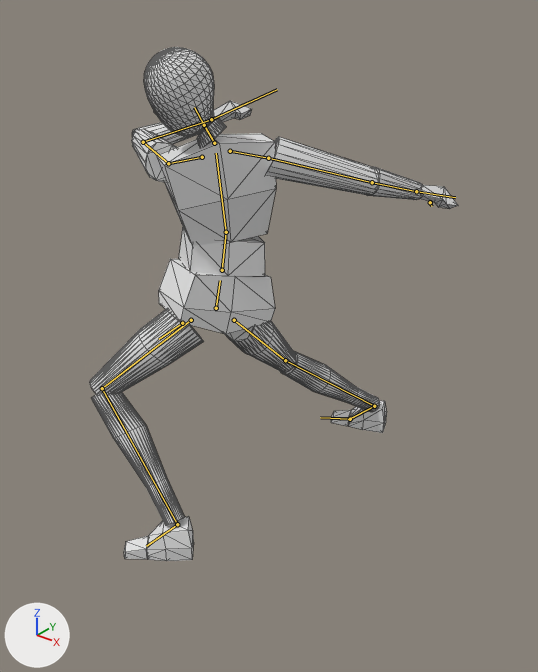
Renders of the glTF model resources/model/player/Player_Simple.gltf from each side of a commit.
Rendered twice from a 50 mm lens placed at (1.55, -1.68, 1.75), pointed at (0.16, 0.05, 0.68). Lighting does not change. The marker at lower left points along +X, +Y and +Z. The older version comes first. Both versions are drawn at frame 10 of the action 'WeakParry'; the numbers are the values there. The bones that change, and the others that lie on the model, are drawn over the model as lines. Mesh edges are drawn as thin lines.

Objects in the first picture: 'Body'.
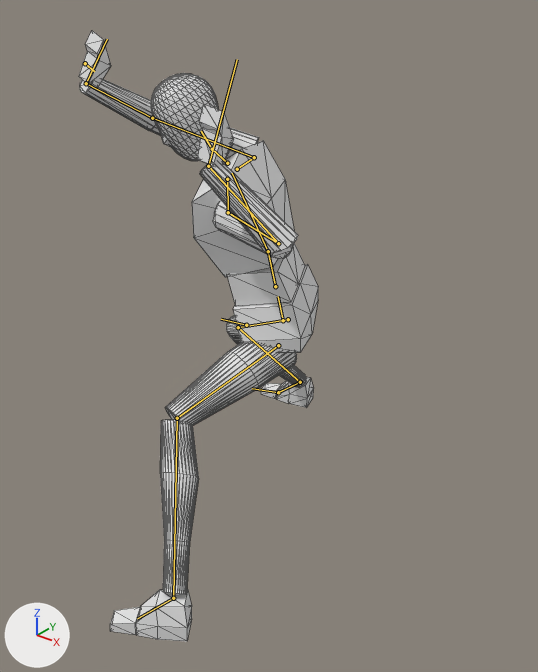
Changed parts and their boxes (x1, y1, x2, y2) in the pictures (538 x 672 px):
'Body', posed (35% narrower, 19% taller): before (90, 47, 458, 561); after (79, 30, 318, 642)
bone 'Hips', root to tip: before (216, 308) to (220, 280); after (283, 320) to (278, 296)
bone 'UpperLeg.L', root to tip: before (191, 320) to (102, 388); after (278, 345) to (177, 418)
bone 'LowerLeg.L', root to tip: before (102, 388) to (177, 524); after (177, 418) to (173, 598)
bone 'Foot.L', root to tip: before (177, 524) to (148, 544); after (173, 598) to (139, 617)
bone 'UpperLeg.R', root to tip: before (234, 320) to (285, 360); after (288, 319) to (238, 327)
bone 'LowerLeg.R', root to tip: before (285, 360) to (374, 406); after (238, 327) to (300, 382)
bone 'Foot.R', root to tip: before (374, 406) to (350, 419); after (300, 382) to (278, 392)
bone 'LowerBody', root to tip: before (222, 270) to (226, 232); after (275, 286) to (268, 251)
bone 'UpperBody', root to tip: before (226, 232) to (216, 153); after (268, 251) to (232, 173)
bone 'Neck', root to tip: before (214, 143) to (204, 125); after (227, 163) to (212, 149)
bone 'Head', root to tip: before (204, 125) to (194, 107); after (212, 149) to (201, 131)
bone 'Shoulder.L', root to tip: before (202, 157) to (168, 163); after (227, 179) to (228, 212)
bone 'UpperArm.L', root to tip: before (168, 163) to (143, 142); after (228, 212) to (278, 243)
bone 'LowerArm.L', root to tip: before (143, 142) to (211, 119); after (278, 243) to (208, 166)
bone 'Hand.L', root to tip: before (211, 119) to (277, 89); after (208, 166) to (237, 59)
bone 'Shoulder.R', root to tip: before (230, 151) to (268, 158); after (237, 169) to (254, 157)
bone 'UpperArm.R', root to tip: before (268, 158) to (372, 182); after (254, 157) to (152, 118)
bone 'LowerArm.R', root to tip: before (372, 182) to (416, 191); after (152, 118) to (86, 83)
bone 'Hand.R', root to tip: before (416, 191) to (433, 194); after (86, 83) to (95, 64)

The edits, one by one:
Bone 'Hips' (bone_hips) moves from (0.0, -0.321, 0.04) to (0.176, -0.366, -0.099).
Bone 'Hips' (bone_hips) turns from (32, -115, -32) to (24, -63, -16) degrees about its own x, y and z.
Bone 'UpperLeg.L' (bone_upperleg_l) turns from (-32, -43, -11) to (-51, -29, -44) degrees about its own x, y and z.
Bone 'LowerLeg.L' (bone_lowerleg_l) turns from (75, 5, -7) to (42, 2, -5) degrees about its own x, y and z.
Bone 'Foot.L' (bone_foot_l) turns from (-30, -23, 18) to (0, -22, 39) degrees about its own x, y and z.
Bone 'UpperLeg.R' (bone_upperleg_r) turns from (-17, -18, 63) to (-48, 23, 30) degrees about its own x, y and z.
Bone 'LowerLeg.R' (bone_lowerleg_r) turns from (11, 0, 1) to (52, -3, 5) degrees about its own x, y and z.
Bone 'Foot.R' (bone_foot_r) turns from (-30, 8, -51) to (-12, 17, -41) degrees about its own x, y and z.
Bone 'LowerBody' (bone_lowerbody) turns from (0, -13, -3) to (0, 0, 0) degrees about its own x, y and z.
Bone 'UpperBody' (bone_upperbody) turns from (-16, -1, -17) to (13, -5, 0) degrees about its own x, y and z.
Bone 'Neck' (bone_neck) turns from (30, 57, 5) to (27, 12, 5) degrees about its own x, y and z.
Bone 'Head' (bone_head) turns from (-9, 5, -15) to (-21, 29, -15) degrees about its own x, y and z.
Bone 'Shoulder.L' (bone_shoulder_l) turns from (33, 1, -12) to (-8, 3, -20) degrees about its own x, y and z.
Bone 'UpperArm.L' (bone_upperarm_l) turns from (65, 35, 19) to (-56, -41, 53) degrees about its own x, y and z.
Bone 'LowerArm.L' (bone_lowerarm_l) turns from (69, -23, 33) to (94, -38, 35) degrees about its own x, y and z.
Bone 'Hand.L' (bone_hand_l) turns from (4, -59, 8) to (-47, 18, 30) degrees about its own x, y and z.
Bone 'Shoulder.R' (bone_shoulder_r) turns from (-17, 8, -7) to (-3, -6, -12) degrees about its own x, y and z.
Bone 'UpperArm.R' (bone_upperarm_r) turns from (13, -57, 11) to (111, 47, 21) degrees about its own x, y and z.
Bone 'LowerArm.R' (bone_lowerarm_r) turns from (26, 3, -15) to (38, 7, -21) degrees about its own x, y and z.
Bone 'Hand.R' (bone_hand_r) turns from (-37, 14, 6) to (-14, 3, -88) degrees about its own x, y and z.
